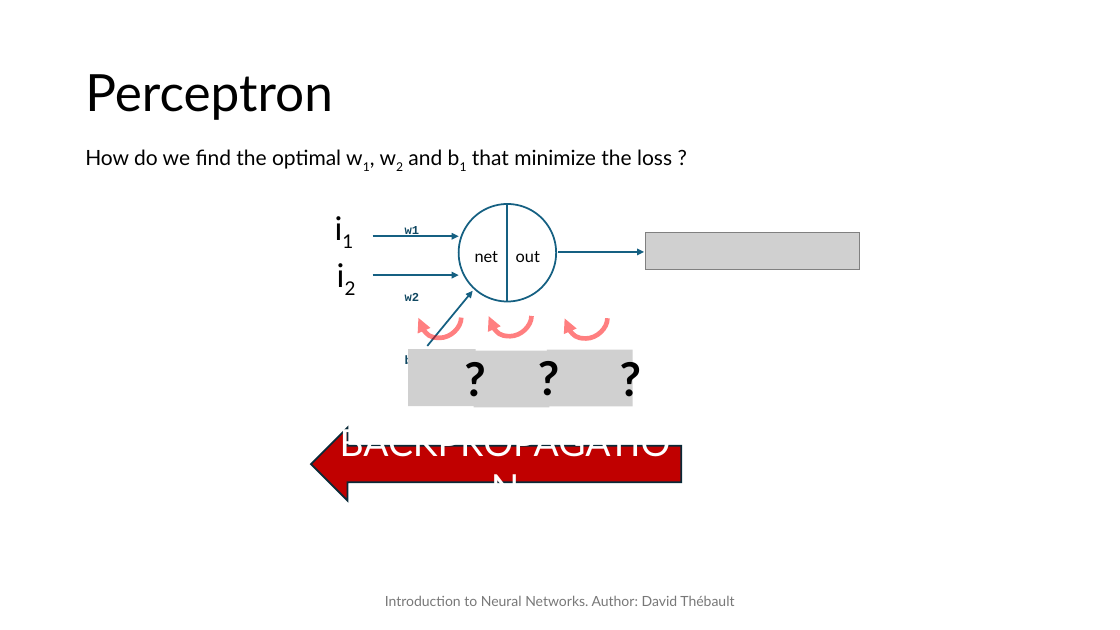
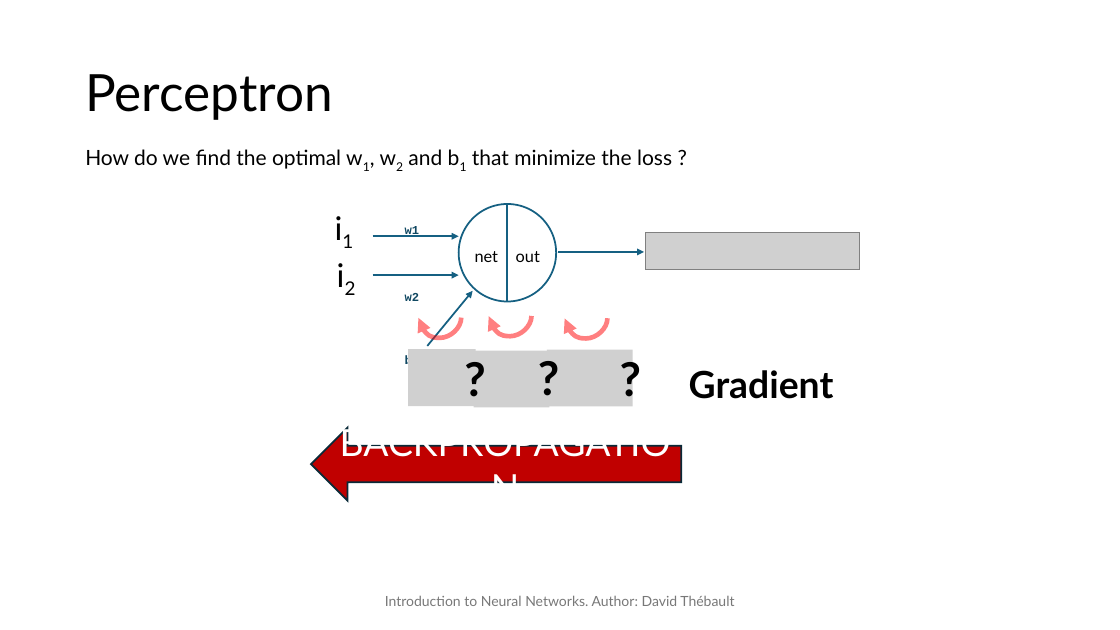
Before and after one commit to David-Tbo/NN, a slide deck: slide 18 of PPT/Intro_NN.pptx (slide 7 before the commit). Drawn at 1120x630 pixels with LibreOffice and Linux fonts; fonts in the diff are those of the drawing; grey boxes stand for pictures. Boxes give left, top, right and bottom in pixels: in the first picture for what was removed or moved away, otherwise in the second. Text is boxed around its words. In the diff, an @@ line names an element or a change of style, - is before the commit and + after.

```diff
--- a/PPT/Intro_NN.pptx
+++ b/PPT/Intro_NN.pptx
@@ text added at (689, 370, 834, 399), 32 pt, text #000000, bold @@
+Gradient
```
Also in this commit, not shown: 4 other slides changed, 18 slides added.
